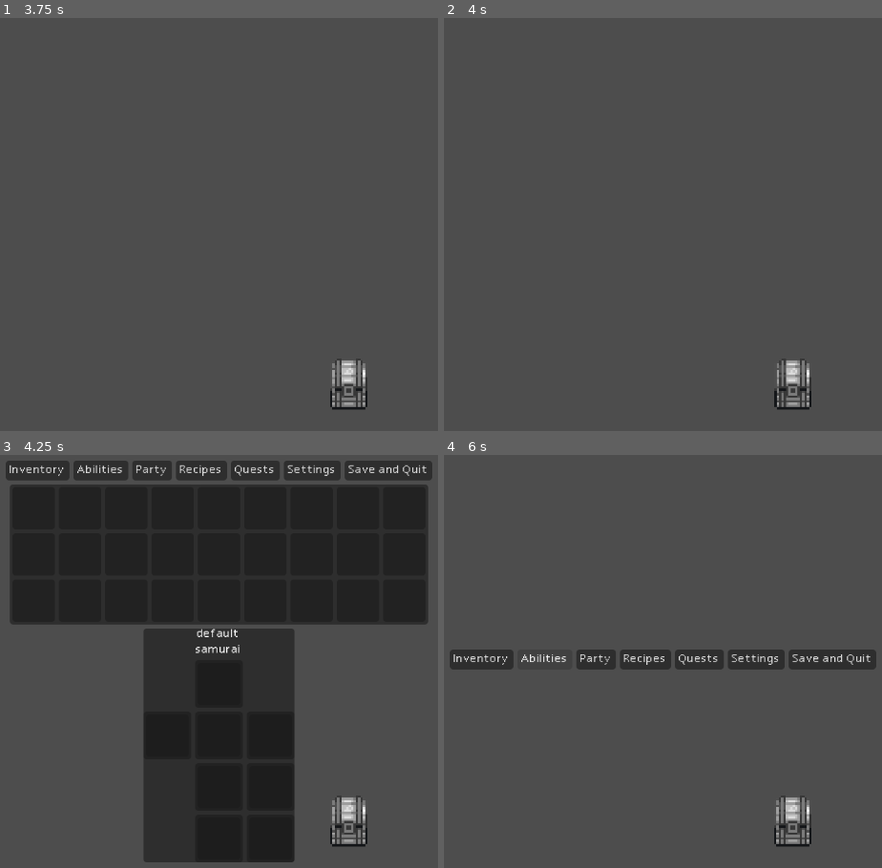
Above: before the commit, frames 1-4 (two rows, left to right).
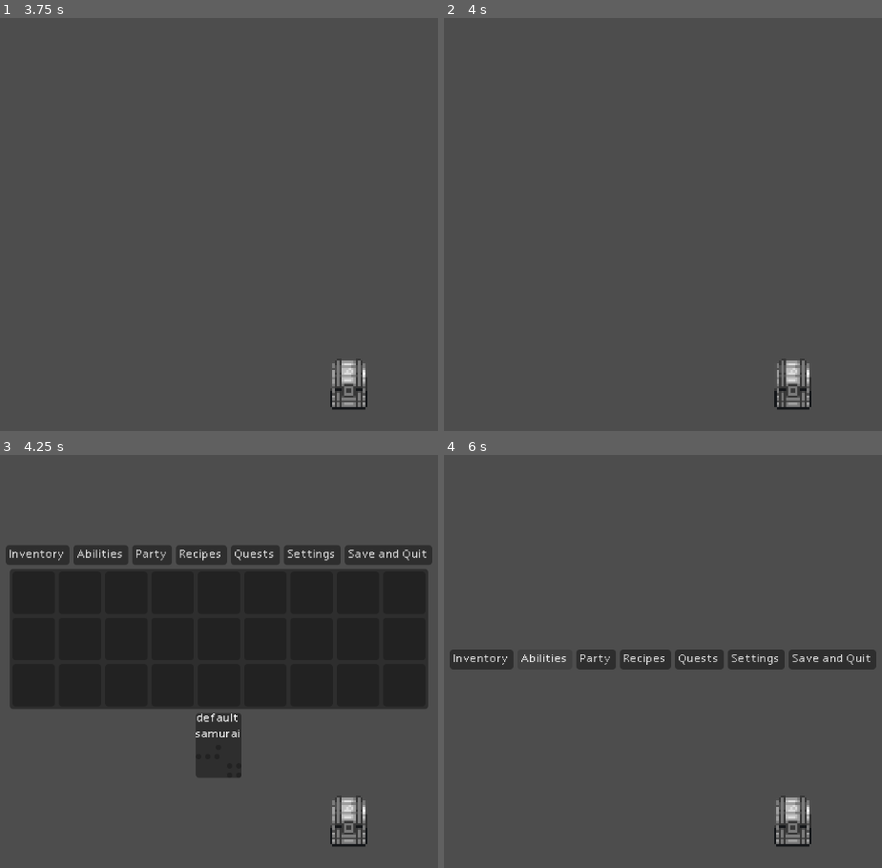
Above: after the commit, the same moments.

Repository: jfoote2003/Dungeon-of-the-Hungry
Game: Godot game, scene res://Levels/testing/testing.tscn
The game is run twice, just before and just after one commit, with the same random seed, the same clock (stepped at 60 frames per second) and the same inputs. The project has no main scene, so this scene is started directly.
Inputs (mouse positions are in pixels of both pictures, inside the frame that each line leads up to):
- Up to frame 1 (3.75 s): tap Enter (ui_accept) at 0.5, 0.77, 1.25, 1.52, 2, 2.75, 3.02, 3.5 s; move the mouse to (262, 224) at 0.52 s; press the mouse at (262, 224) at 0.53 s; hold W (up) from 0.53 s (still down); move the mouse to (179, 224) at 1.27 s; release the mouse at (179, 224) at 1.28 s; click (179, 224) at 1.35 s; move the mouse to (236, 216) at 2.02 s; press the mouse at (236, 216) at 2.03 s; right-click (236, 216) at 2.1 s; move the mouse to (210, 232) at 2.77 s; release the mouse at (210, 232) at 2.78 s; click (210, 232) at 2.85 s; move the mouse to (275, 228) at 3.52 s; press the mouse at (275, 228) at 3.53 s
- Up to frame 2 (4 s): keep holding W (up); tap Enter (ui_accept) at 3.77 s
- Up to frame 3 (4.25 s): keep holding W (up); tap E (inventory) at 4.15 s
- Up to frame 4 (6 s): move the mouse to (479, 508) at 4.27 s; release W (up) at 4.28 s; release the mouse at (479, 508) at 4.28 s; hold A (left) 4.28-5 s; right-click (479, 508) at 4.35 s; tap Enter (ui_accept) at 4.52 s; click (479, 508) at 4.55 s; click "Inventory" at 5 s; click "Abilities" at 5.75 s

Frames 1-2 are identical in both runs. In frame 3, 44% of the frame differs, in the area x 1-99%, y 1-99%; in frame 4, nothing differs.
Error before the commit: Parse Error: Could not resolve class "InventoryData". (res://Player/inventory/Scripts/inventory_data_boots.gd:1)
Error after the commit: Out of bounds get index '0' (on base: 'Array[SlotData]') (res://Combatants/Combatant/combatants.gd:135)

Commit message:
more combatant, ability, and effect changes

Diff:
--- a/Combatants/Allies/AllAllies/testing/testing.tres
+++ b/Combatants/Allies/AllAllies/testing/testing.tres
@@ -14,42 +14,34 @@
 
 [sub_resource type="Resource" id="Resource_whstv"]
 script = ExtResource("1_20my1")
-slot_datas = Array[ExtResource("2_winwm")]([null])
 metadata/_custom_type_script = "uid://bmthc4klvewgt"
 
 [sub_resource type="Resource" id="Resource_6lobh"]
 script = ExtResource("3_s0mnf")
-slot_datas = Array[ExtResource("2_winwm")]([null])
 metadata/_custom_type_script = "uid://dctfo83yv2n17"
 
 [sub_resource type="Resource" id="Resource_x2w07"]
 script = ExtResource("4_rn3p5")
-slot_datas = Array[ExtResource("2_winwm")]([null])
 metadata/_custom_type_script = "uid://dudvwcirx1mbp"
 
 [sub_resource type="Resource" id="Resource_81j7d"]
 script = ExtResource("5_sdv3t")
-slot_datas = Array[ExtResource("2_winwm")]([null])
 metadata/_custom_type_script = "uid://dwtydadx31jd4"
 
 [sub_resource type="Resource" id="Resource_axhoh"]
 script = ExtResource("6_dnsbc")
-slot_datas = Array[ExtResource("2_winwm")]([null])
 metadata/_custom_type_script = "uid://c46oeagxchbsi"
 
 [sub_resource type="Resource" id="Resource_20my1"]
 script = ExtResource("7_m7qv7")
-slot_datas = Array[ExtResource("2_winwm")]([null])
 metadata/_custom_type_script = "uid://bg13pcscr3r7"
 
 [sub_resource type="Resource" id="Resource_winwm"]
 script = ExtResource("7_m7qv7")
-slot_datas = Array[ExtResource("2_winwm")]([null])
 metadata/_custom_type_script = "uid://bg13pcscr3r7"
 
 [sub_resource type="Resource" id="Resource_sj4px"]
 script = ExtResource("10_vadrm")
-slot_datas = Array[ExtResource("2_winwm")]([null])
 metadata/_custom_type_script = "uid://brp1e4sp4uke2"
 
 [resource]
--- a/Combatants/Combatant/combatants.gd
+++ b/Combatants/Combatant/combatants.gd
@@ -63,7 +63,7 @@
 var all_abilities  : Array[Ability] = []
 var max_abilities : int = 1
 
-const FIST = preload("uid://cb7htn8hlmxdj") #used if no weapon equipped
+const FIST = preload("uid://cb7htn8hlmxdj")
 
 func _ready():
 
@@ -128,35 +128,6 @@
 
 	equipment_effect = output
 
-func get_weapon_effect() -> Effect: #called when combatant attacks with primary/basic attack
-	var weapon_effect : Effect
-	var dmg_scale_stat
-	if weapon_equipped():
-		weapon_effect = weapon_inv_data.slot_datas[0].item_data.get_effect()
-		dmg_scale_stat = weapon_inv_data.slot_datas[0].item_data.get_primary_dmg_scale()
-	else: #no weapon equipped
-		weapon_effect = FIST
-		dmg_scale_stat = ItemDataWeapon.stat.strength
-
-	#apply dmg scaling with primary stat
-	match dmg_scale_stat: #most likely agility or strength
-		ItemDataWeapon.stat.strength:
-			weapon_effect.set_weapon_dmg(rpg_class.strength)
-		ItemDataWeapon.stat.agility:
-			weapon_effect.set_weapon_dmg(rpg_class.agility)
-		ItemDataWeapon.stat.endurance:
-			weapon_effect.set_weapon_dmg(rpg_class.endurance)
-		ItemDataWeapon.stat.devotion:
-			weapon_effect.set_weapon_dmg(rpg_class.devotion)
-		ItemDataWeapon.stat.intelligence:
-			weapon_effect.set_weapon_dmg(rpg_class.intelligence)
-		ItemDataWeapon.stat.cooking:
-			weapon_effect.set_weapon_dmg(rpg_class.cooking)
-		ItemDataWeapon.stat.luck:
-			weapon_effect.set_weapon_dmg(rpg_class.luck)
-
-	return weapon_effect
-
 func get_stats() -> Array:
 	return rpg_class.get_stats()
 
@@ -166,8 +137,11 @@
 	else:
 		return false
 
-func get_weapon_type() -> String:
-	return weapon_inv_data.slot_datas[0].item_data.get_weapon_type()
+func get_weapon() -> ItemDataWeapon:
+	if weapon_equipped():
+		return weapon_inv_data.slot_datas[0].item_data
+	else:
+		return FIST
 
 func change_health(change : int):
 	set_health( get_health() + change )
@@ -220,6 +194,8 @@
 func add_status(effect : StatusEffect):
 	var location_array = has_status(effect.name)
 	if location_array[0] == true:
+		if status_effects[location_array[1]].turn_duration == -1:
+			return
 		status_effects[location_array[1]].turn_duration += effect.turn_duration
 	else: #status_effect not in array
 		status_effects.append(effect)
@@ -236,10 +212,34 @@
 	return removed
 
 func apply_status_effects():
-	pass
+	for s in status_effects:
+		if s.effect.has_damage():
+			take_damage(s.effect)
+
+		status_effects = status_effects.filter(func(d):
+			if d.turn_duration == -1:
+				return true
+			d.turn_duration -= 1
+			if d.turn_duration <= 0:
+				return false
+			return true
+			)
 
 func make_basic_attack() -> Ability:
-	return null
+	var output : Ability = Ability.new()
+	var weapon : ItemDataWeapon = get_weapon() #returns weapon equiped otherwise is a fist
+
+	output.ability_name = "basic attack"
+	output.effect = weapon.effect
+
+	if has_status("Berserk"):
+		output.target_type = Ability.TargetType.random_combatant
+	else:
+		output.target_type = Ability.TargetType.single_enemy
+
+	output.ability_type = Ability.AbilityType.damage
+	output.accuracy = weapon.accuracy
+	return output
 
 func override_rpg_stats(stat_array : Array[int]):
 	rpg_class.set_stats(stat_array)
--- a/Items/Armor/Helmets/AllHelmets/temp_helmet.tres
+++ b/Items/Armor/Helmets/AllHelmets/temp_helmet.tres
@@ -6,7 +6,9 @@
 
 [sub_resource type="Resource" id="Resource_6hjua"]
 script = ExtResource("1_h6axr")
-effect_name = "temp helmet"
+blunt_res = 10
+piercing_res = 10
+slash_res = 10
 metadata/_custom_type_script = "uid://d0uhc4sqdl3cr"
 
 [resource]
--- a/Items/Scripts/effect.gd
+++ b/Items/Scripts/effect.gd
@@ -43,8 +43,6 @@
 	set(_value):
 		health_change = max(0,_value)
 
-var prim_modifier : int = 0
-
 func combine(effects : Array[Effect]):
 	for effect in effects:
 		self.blunt_dmg += effect.blunt_dmg
@@ -80,9 +78,6 @@
 		self.max_health_change += effect.max_health_change
 		self.time_limit += effect.time_limit
 
-#func has_status_effect() -> bool:
-	#return burning or hungry or drunk or poisoned or bleeding or frozen
-
 func has_damage() -> bool:
 	return has_physical_damage() or has_magic_damage()
 
@@ -92,7 +87,7 @@
 func has_magic_damage() -> bool:
 	return fire_dmg > 0 or ice_dmg > 0 or lightning_dmg > 0 or holy_dmg > 0 or necrotic_dmg > 0 or chaotic_dmg > 0
 
-func get_total_dmg(resistances : Effect) -> int: #gets applied to combatant when they take dmg
+func get_total_dmg(resistances : Effect) -> int: #gets applied to combatant when they take dmg, no stats applied
 	var output : int = 0
 
 	blunt_dmg -= resistances.blunt_res
@@ -105,12 +100,9 @@
 	necrotic_dmg -= resistances.necrotic_res
 	chaotic_dmg -= resistances.chaotic_res
 
-	output = blunt_dmg + slash_dmg + piercing_dmg + fire_dmg + ice_dmg + lightning_dmg + holy_dmg + necrotic_dmg + chaotic_dmg + prim_modifier
+	output = blunt_dmg + slash_dmg + piercing_dmg + fire_dmg + ice_dmg + lightning_dmg + holy_dmg + necrotic_dmg + chaotic_dmg
 
 	return output
 
-func set_weapon_dmg(value : int): #adds primary scaling to basic attack
-	prim_modifier = value
-
 func has_dmg() -> bool:
 	return blunt_dmg > 0 or slash_dmg > 0 or piercing_dmg > 0 or fire_dmg > 0 or ice_dmg > 0 or lightning_dmg > 0 or holy_dmg > 0 or necrotic_dmg > 0 or chaotic_dmg > 0
--- a/Items/Weapons/Melee/Axes/HeavyAxe.tres
+++ b/Items/Weapons/Melee/Axes/HeavyAxe.tres
@@ -4,13 +4,14 @@
 [ext_resource type="Script" uid="uid://d0uhc4sqdl3cr" path="res://Items/Scripts/effect.gd" id="1_801cb"]
 [ext_resource type="Texture2D" uid="uid://5uobpmteoyk5" path="res://Items/Weapons/Sprites/big_axe.png" id="3_o8mh4"]
 
-[sub_resource type="Resource" id="Resource_s2jl8"]
+[sub_resource type="Resource" id="Resource_pd4tk"]
 script = ExtResource("1_801cb")
-slash_dmg = 10
+slash_dmg = 35
+metadata/_custom_type_script = "uid://d0uhc4sqdl3cr"
 
 [resource]
 script = ExtResource("1_4owdl")
-effects = SubResource("Resource_s2jl8")
+effect = SubResource("Resource_pd4tk")
 weapon_type = 3
 name = "Heavy Axe"
 description = "This brutish weapon is a deadly companion in battle"
--- a/Items/Weapons/Melee/Swords/Katana.tres
+++ b/Items/Weapons/Melee/Swords/Katana.tres
@@ -6,12 +6,14 @@
 
 [sub_resource type="Resource" id="Resource_ixdp4"]
 script = ExtResource("1_xdmya")
+slash_dmg = 40
 metadata/_custom_type_script = "uid://d0uhc4sqdl3cr"
 
 [resource]
 script = ExtResource("1_xrjcs")
 effect = SubResource("Resource_ixdp4")
 primary_stat_scale = 1
+accuracy = 95
 name = "Katana"
 description = "This trusty weapon has faced many opponents in battle. it is caked with the dried blood of its many victims."
 texture = ExtResource("2_sgfb6")
--- a/Items/Weapons/Melee/Swords/dragon_slayer.tres
+++ b/Items/Weapons/Melee/Swords/dragon_slayer.tres
@@ -6,6 +6,8 @@
 
 [sub_resource type="Resource" id="Resource_vod1j"]
 script = ExtResource("1_7qusj")
+blunt_dmg = 10
+slash_dmg = 35
 metadata/_custom_type_script = "uid://d0uhc4sqdl3cr"
 
 [resource]
--- a/Items/Weapons/Melee/fist.tres
+++ b/Items/Weapons/Melee/fist.tres
@@ -1,10 +1,16 @@
-[gd_resource type="Resource" script_class="Effect" load_steps=2 format=3 uid="uid://cb7htn8hlmxdj"]
+[gd_resource type="Resource" script_class="ItemDataWeapon" load_steps=4 format=3 uid="uid://cb7htn8hlmxdj"]
 
 [ext_resource type="Script" uid="uid://d0uhc4sqdl3cr" path="res://Items/Scripts/effect.gd" id="1_0bcgj"]
+[ext_resource type="Script" uid="uid://cbquv6b5kjgem" path="res://Items/Weapons/item_data_weapon.gd" id="2_c3sxy"]
+
+[sub_resource type="Resource" id="Resource_fyact"]
+script = ExtResource("1_0bcgj")
+blunt_dmg = 5
+metadata/_custom_type_script = "uid://d0uhc4sqdl3cr"
 
 [resource]
-script = ExtResource("1_0bcgj")
-effect_name = "Fist"
-description = "A basic fist attack"
-blunt_dmg = 1
-metadata/_custom_type_script = "uid://d0uhc4sqdl3cr"
+script = ExtResource("2_c3sxy")
+effect = SubResource("Resource_fyact")
+accuracy = 95
+name = "fist"
+metadata/_custom_type_script = "uid://cbquv6b5kjgem"
--- a/Items/Weapons/item_data_weapon.gd
+++ b/Items/Weapons/item_data_weapon.gd
@@ -4,7 +4,7 @@
 enum stat {strength, agility, endurance, intelligence, devotion, cooking, luck}
 
 @export var is_weapon : bool = true
-@export var effect : Effect
+@export var effect : Effect = Effect.new()
 @export var weapon_type : weapon_types
 @export var primary_stat_scale : stat
 @export var accuracy : int = 90
@@ -12,44 +12,6 @@
 func use(target):
 	target.fight(self)
 
-func get_weapon_type():
-	match weapon_type:
-		0:
-			return "sword"
-		1:
-			return "hammer"
-		2:
-			return "dagger"
-		3:
-			return "axe"
-		4:
-			return "staff"
-		5:
-			return "bow"
-		6:
-			return "crossbow"
-		7:
-			return "spear"
-
-func get_primary_dmg_scale() -> String:
-	match primary_stat_scale:
-		stat.strength:
-			return "strength"
-		1: #agi
-			return "agility"
-		2: #end
-			return "endurance"
-		3: #int
-			return "intelligence"
-		4: #dev
-			return "devotion"
-		5: #cock
-			return "cook"
-		6:
-			return "luck"
-		_:
-			return ""
-
 func get_effect() -> Effect:
 	if effect:
 		return effect
--- a/Player/inventory/Scripts/inventory_data.gd
+++ b/Player/inventory/Scripts/inventory_data.gd
@@ -58,12 +58,6 @@
 		if slot_data.quantity < 1:
 			slot_datas[index] = null
 
-	#when a spell is used spells are more like spells in ds1
-	if slot_data.item_data is Spell:
-		slot_data.quantity -= 1
-		if slot_data.quantity < 1:
-			return
-
 	#when a weapon is used
 	if slot_data.item_data is ItemDataWeapon:
 		pass
--- a/Player/player_combatant.tres
+++ b/Player/player_combatant.tres
@@ -13,42 +13,34 @@
 
 [sub_resource type="Resource" id="Resource_n3yjx"]
 script = ExtResource("1_2uc4q")
-slot_datas = Array[ExtResource("2_cnx56")]([null])
 metadata/_custom_type_script = "uid://bmthc4klvewgt"
 
 [sub_resource type="Resource" id="Resource_mc07c"]
 script = ExtResource("3_ingsl")
-slot_datas = Array[ExtResource("2_cnx56")]([null])
 metadata/_custom_type_script = "uid://dctfo83yv2n17"
 
 [sub_resource type="Resource" id="Resource_xlpl8"]
 script = ExtResource("4_x27ln")
-slot_datas = Array[ExtResource("2_cnx56")]([null])
 metadata/_custom_type_script = "uid://dudvwcirx1mbp"
 
 [sub_resource type="Resource" id="Resource_hadai"]
 script = ExtResource("5_hd7tf")
-slot_datas = Array[ExtResource("2_cnx56")]([null])
 metadata/_custom_type_script = "uid://dwtydadx31jd4"
 
 [sub_resource type="Resource" id="Resource_ocorj"]
 script = ExtResource("6_xtcnh")
-slot_datas = Array[ExtResource("2_cnx56")]([null])
 metadata/_custom_type_script = "uid://c46oeagxchbsi"
 
 [sub_resource type="Resource" id="Resource_1fcor"]
 script = ExtResource("7_bffeb")
-slot_datas = Array[ExtResource("2_cnx56")]([null])
 metadata/_custom_type_script = "uid://bg13pcscr3r7"
 
 [sub_resource type="Resource" id="Resource_nm8ta"]
 script = ExtResource("7_bffeb")
-slot_datas = Array[ExtResource("2_cnx56")]([null])
 metadata/_custom_type_script = "uid://bg13pcscr3r7"
 
 [sub_resource type="Resource" id="Resource_16vdx"]
 script = ExtResource("10_5bycx")
-slot_datas = Array[ExtResource("2_cnx56")]([null])
 metadata/_custom_type_script = "uid://brp1e4sp4uke2"
 
 [resource]
Not shown: 1 places in Player/player_combatant.tres that only renumber resources
